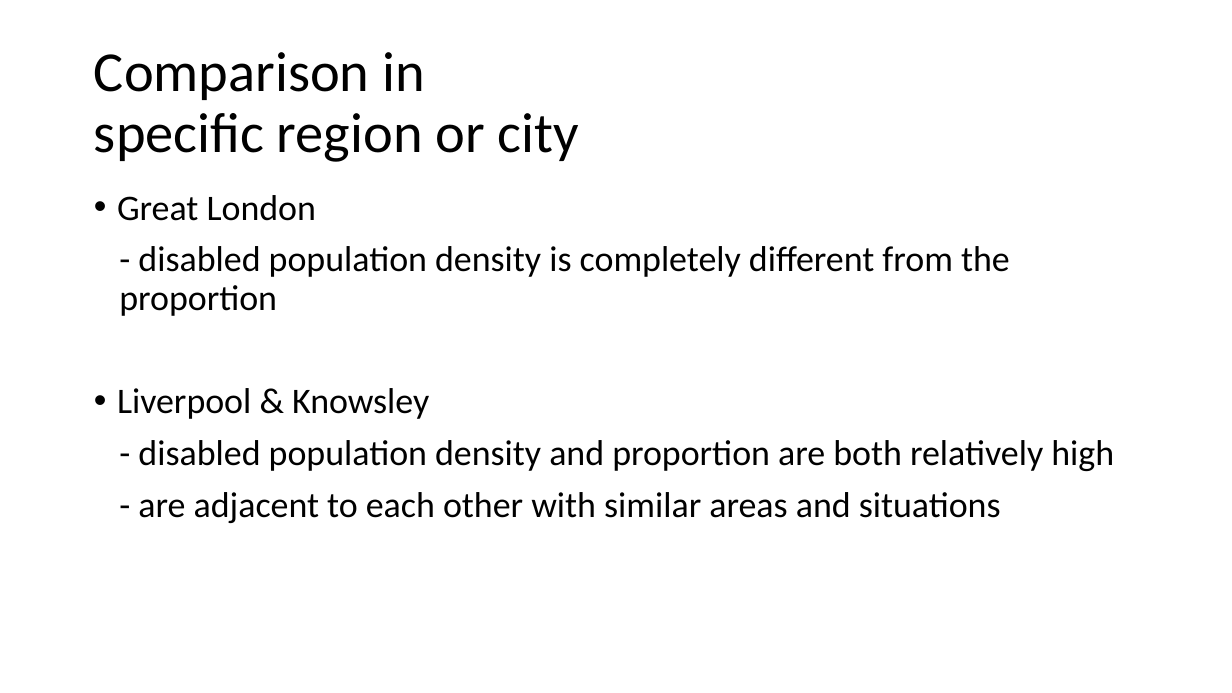
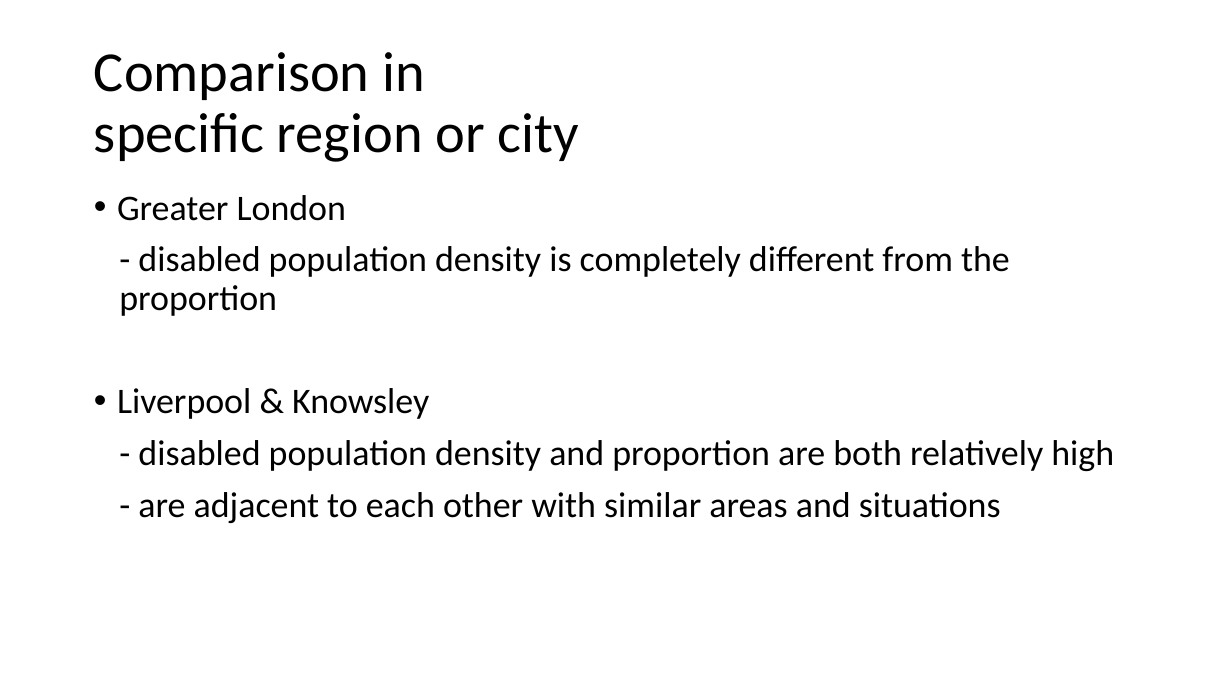
Before and after one commit to disabled-accessible-city/disabled-accessible-city.github.io, a slide deck: slide 7 of presentation/Presentation - Gap between A&D in GB.pptx. Drawn at 1232x693 pixels with LibreOffice and Linux fonts; fonts in the diff are those of the drawing. Boxes give left, top, right and bottom in pixels: in the first picture for what was removed or moved away, otherwise in the second. Text is boxed around its words. In the diff, an @@ line names an element or a change of style, - is before the commit and + after.

```diff
--- a/presentation/Presentation - Gap between A&D in GB.pptx
+++ b/presentation/Presentation - Gap between A&D in GB.pptx
@@ text at [117, 195, 346, 221]: text changed @@
-• Great London
+• Greater London
```
